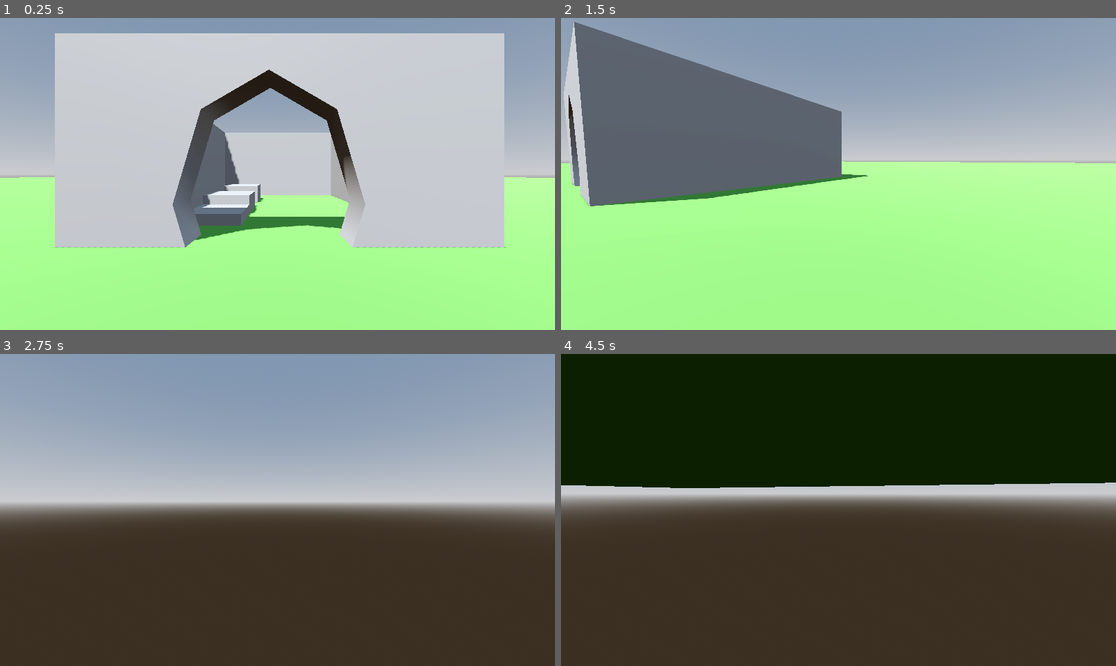
Above: before the commit, frames 1-4 (two rows, left to right).
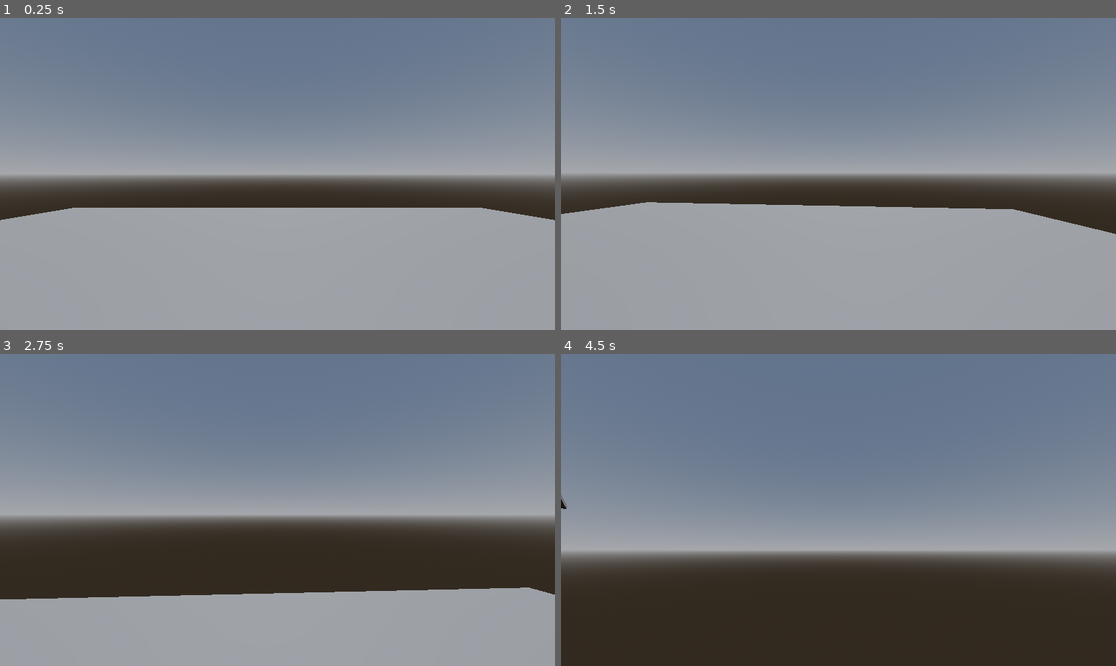
Above: after the commit, the same moments.

Repository: VyacheslavKuchumov/godot-test-game
Game: Godot game, scene res://levels/prorotype_level.tscn
Two runs of this game, one before a commit and one after it. Both use one fixed random seed, a clock stepped at 60 frames per second and the inputs below. Before the commit the project starts from res://main.tscn.
Inputs (mouse positions are in pixels of both pictures, inside the frame that each line leads up to):
- Up to frame 1 (0.25 s): no input
- Up to frame 2 (1.5 s): tap Enter (ui_accept) at 0.5 s; move the mouse to (960, 158) at 0.52 s; hold D (move_right) 0.53-1.28 s; tap Alt (freefly, bound only before the commit) at 0.6 s; click (960, 158) at 0.67 s; tap Space (jump, bound only before the commit) at 0.77, 1.07 s; tap Shift (sprint, bound only before the commit) at 0.8, 1.35 s; move the mouse to (810, 174) at 1.27 s; hold W (move_up) from 1.28 s (still down); click (810, 174) at 1.42 s
- Up to frame 3 (2.75 s): keep holding W (move_up); tap Space (jump, bound only before the commit) at 1.52, 1.82, 2.3 s; tap Enter (ui_accept) at 1.55, 2.1 s; move the mouse to (288, 503) at 2.02 s; click (288, 503) at 2.17 s
- Up to frame 4 (4.5 s): move the mouse to (832, 516) at 2.77 s; tap Space (jump, bound only before the commit) at 2.85, 3.02, 3.32, 3.77, 4.07 s; click (832, 516) at 2.92 s; tap Alt (freefly, bound only before the commit) at 3.05, 3.6 s; move the mouse to (877, 513) at 3.52 s; click (877, 513) at 3.67 s; tap Shift (sprint, bound only before the commit) at 3.8, 4.35 s; tap Escape at 4.15 s; move the mouse to (672, 463) at 4.27 s; release W (move_up) at 4.28 s; hold A (move_left) from 4.28 s (still down); click (672, 463) at 4.42 s

The runs differ from the first frame. In frame 1, 100% of the frame differs, in the area x 0-100%, y 0-100%; in frame 2, 99%; in frame 3, 77%; in frame 4, 67%.

Commit message:
fps controller from scratch

Diff:
--- /dev/null
+++ b/assets/scripts/player/camera_controller.gd
@@ -0,0 +1,35 @@
+class_name CameraController extends Node3D
+
+@export var debug : bool = false
+
+@export_category("References")
+@export var player_controller : PlayerController
+@export var component_mouse_capture : MouseCaptureComponent
+
+@export_category("Camera Settings")
+@export_group("Camera Tilt")
+@export_range(-90, -60) var tilt_lower_limit : int = -90
+@export_range(60, 90) var tilt_upper_limit : int = 90
+
+var _rotation : Vector3
+
+func _process(delta: float) -> void:
+	update_camera_rotation(component_mouse_capture._mouse_input)
+
+func update_camera_rotation(input: Vector2) -> void:
+	_rotation.x += input.y
+	_rotation.y += input.x
+	_rotation.x = clamp(_rotation.x, deg_to_rad(tilt_lower_limit), deg_to_rad(tilt_upper_limit))
+
+	var _player_rotation = Vector3(0.0, _rotation.y, 0.0)
+	var _camera_rotation = Vector3(_rotation.x, 0.0, 0.0)
+
+	transform.basis = Basis.from_euler(_camera_rotation)
+	player_controller.update_rotation(_player_rotation)
+
+	_rotation.z = 0.0
+
+
+#func update_camera_height(delta: float, direction: int) -> void:
+	#if position.y >= crouch_offset and position.y <= DEFAULT_HEIGHT:
+		#position.y = clampf(position.y + (crouch_speed * direction) * delta, crouch_offset, DEFAULT_HEIGHT)
--- /dev/null
+++ b/assets/scripts/player/components/mouse_capture.gd
@@ -0,0 +1,24 @@
+class_name MouseCaptureComponent extends Node
+
+@export var debug: bool = false
+
+@export_category("Mouse Capture Settings")
+@export var current_mouse_mode : Input.MouseMode = Input.MOUSE_MODE_CAPTURED
+@export var mouse_sensitivity : float = 0.005
+
+var _capture_mouse : bool
+var _mouse_input : Vector2
+
+func _unhandled_input(event: InputEvent) -> void:
+	_capture_mouse = event is InputEventMouseMotion and Input.mouse_mode == Input.MOUSE_MODE_CAPTURED
+	if _capture_mouse:
+		_mouse_input.x += -event.screen_relative.x * mouse_sensitivity
+		_mouse_input.y += -event.screen_relative.y * mouse_sensitivity
+	if debug:
+		print(_mouse_input)
+
+func _ready() -> void:
+	Input.mouse_mode = current_mouse_mode
+
+func _process(delta: float) -> void:
+	_mouse_input = Vector2.ZERO
--- /dev/null
+++ b/assets/scripts/player/player_controller.gd
@@ -0,0 +1,42 @@
+class_name PlayerController extends CharacterBody3D
+
+@export var debug : bool = false
+
+@export_category("Player Settings")
+@export_group("Movement")
+@export var acceleration : float = 10.0
+@export var deceleration : float = 5.0
+@export var jump_velocity : float = 5.0
+@export var speed : float = 30.0
+
+var _input_dir : Vector2 = Vector2.ZERO
+var _movement_velocity : Vector3 = Vector3.ZERO
+
+
+
+
+func _physics_process(delta: float) -> void:
+	# Add the gravity
+	if not is_on_floor():
+		velocity += get_gravity() * delta
+
+	# Handle jump
+	if Input.is_action_just_pressed("ui_accept") and is_on_floor():
+		velocity.y = jump_velocity
+
+	_input_dir = Input.get_vector("move_left", "move_right", "move_up", "move_down")
+	var current_velocity = Vector2(_movement_velocity.x, _movement_velocity.z)
+	var direction = (transform.basis * Vector3(_input_dir.x, 0, _input_dir.y)).normalized()
+
+	if direction:
+		current_velocity = lerp(current_velocity, Vector2(direction.x, direction.z) * speed, acceleration) * delta
+	else:
+		current_velocity = current_velocity.move_toward(Vector2.ZERO, deceleration) * delta
+
+	_movement_velocity = Vector3(current_velocity.x, velocity.y, current_velocity.y)
+	velocity = _movement_velocity
+
+	move_and_slide()
+
+func update_rotation(rotation_input) -> void:
+	global_transform.basis = Basis.from_euler(rotation_input)
--- /dev/null
+++ b/levels/prorotype_level.tscn
@@ -0,0 +1,17 @@
+[gd_scene format=3 uid="uid://cdt06d1dn72os"]
+
+[ext_resource type="PackedScene" uid="uid://blitcwapxditx" path="res://scenes/environment/world_environment.tscn" id="1_nmnyy"]
+[ext_resource type="PackedScene" uid="uid://cotvp1vfjgu70" path="res://scenes/player/player_controller.tscn" id="2_elrxo"]
+
+[node name="PrototypeLevel" type="Node3D" unique_id=846099093]
+
+[node name="Geometry" type="Node3D" parent="." unique_id=1037471298]
+
+[node name="Floor" type="CSGBox3D" parent="Geometry" unique_id=134897828]
+use_collision = true
+size = Vector3(20, 0.1, 20)
+
+[node name="WorldEnvironment" parent="." unique_id=401797509 instance=ExtResource("1_nmnyy")]
+
+[node name="PlayerController" parent="." unique_id=1504375487 instance=ExtResource("2_elrxo")]
+transform = Transform3D(1, 0, 0, 0, 1, 0, 0, 0, 1, 0, 1.4943204, 0)
--- a/main.tscn
+++ /dev/null
@@ -1,74 +0,0 @@
-[gd_scene load_steps=6 format=3 uid="uid://cwcl4a1f0fuks"]
-
-[ext_resource type="PackedScene" uid="uid://bs72ogkvdd7d6" path="res://player_controller/player_controller.tscn" id="1_ig7tw"]
-
-[sub_resource type="ProceduralSkyMaterial" id="ProceduralSkyMaterial_7dm0k"]
-sky_horizon_color = Color(0.66224277, 0.6717428, 0.6867428, 1)
-ground_horizon_color = Color(0.66224277, 0.6717428, 0.6867428, 1)
-
-[sub_resource type="Sky" id="Sky_ig7tw"]
-sky_material = SubResource("ProceduralSkyMaterial_7dm0k")
-
-[sub_resource type="Environment" id="Environment_0xm2m"]
-background_mode = 2
-sky = SubResource("Sky_ig7tw")
-tonemap_mode = 2
-glow_enabled = true
-
-[sub_resource type="StandardMaterial3D" id="StandardMaterial3D_ig7tw"]
-albedo_color = Color(0.3226359, 0.6112678, 0.23255256, 1)
-
-[node name="Main" type="Node3D"]
-
-[node name="WorldEnvironment" type="WorldEnvironment" parent="."]
-environment = SubResource("Environment_0xm2m")
-
-[node name="DirectionalLight3D" type="DirectionalLight3D" parent="."]
-transform = Transform3D(-0.8660254, -0.43301278, 0.25, 0, 0.49999997, 0.86602545, -0.50000006, 0.75, -0.43301266, 0, 0, 0)
-shadow_enabled = true
-
-[node name="Castle" type="CSGCombiner3D" parent="."]
-transform = Transform3D(5, 0, 0, 0, 5, 0, 0, 0, 5, 0, 0, 0)
-use_collision = true
-
-[node name="CSGBox3D" type="CSGBox3D" parent="Castle"]
-transform = Transform3D(0.19999999, 0, 0, 0, 1, 0, 0, 0, 1, 0.5, 0.6, 0.65)
-size = Vector3(1, 1, 2.1000001)
-
-[node name="CSGBox3D3" type="CSGBox3D" parent="Castle"]
-transform = Transform3D(0.19999999, 0, 0, 0, 1, 0, 0, 0, 1, -1.4, 0.6, 0.65)
-size = Vector3(1, 1, 2.1000001)
-
-[node name="CSGBox3D2" type="CSGBox3D" parent="Castle"]
-transform = Transform3D(-8.742277e-09, 0, 1, 0, 1, 0, -0.19999999, 0, -4.371139e-08, -0.45000005, 0.6, -0.5000001)
-size = Vector3(1, 1, 2.1000001)
-
-[node name="CSGCylinder3D" type="CSGCylinder3D" parent="Castle/CSGBox3D2"]
-transform = Transform3D(-2.1855696e-07, -1.7500001, 3.0597974e-07, 0, -1.5298985e-08, -1.4, 1, -1.5298985e-08, 2.6749588e-15, -9.536743e-07, -0.30000004, 0.05000004)
-operation = 2
-radius = 0.45
-
-[node name="CSGBox3D7" type="CSGBox3D" parent="Castle"]
-transform = Transform3D(-8.742277e-09, 0, 1, 0, 1, 0, -0.19999999, 0, -4.371139e-08, -0.45000005, 0.6, 1.7999998)
-size = Vector3(1, 1, 2.1000001)
-
-[node name="CSGBox3D4" type="CSGBox3D" parent="Castle"]
-transform = Transform3D(0.39999998, 0, 0, 0, 0.39999998, 0, 0, 0, 0.39999998, 0, 0.14000002, 0)
-size = Vector3(1, 0.2, 1)
-
-[node name="CSGBox3D5" type="CSGBox3D" parent="Castle"]
-transform = Transform3D(0.39999998, 0, 0, 0, 0.39999998, 0, 0, 0, 0.39999998, 0, 0.18, 0.4)
-size = Vector3(1, 0.4, 1)
-
-[node name="CSGBox3D6" type="CSGBox3D" parent="Castle"]
-transform = Transform3D(0.39999998, 0, 0, 0, 0.39999998, 0, 0, 0, 0.39999998, 0, 0.2, 1.1)
-size = Vector3(1, 0.5, 1)
-
-[node name="Ground" type="CSGBox3D" parent="."]
-transform = Transform3D(25, 0, 0, 0, 0.99999994, 0, 0, 0, 25, 0, 0, 0)
-use_collision = true
-size = Vector3(10, 1, 10)
-material = SubResource("StandardMaterial3D_ig7tw")
-
-[node name="Player" parent="." instance=ExtResource("1_ig7tw")]
-transform = Transform3D(-1, 0, 5.323755e-05, 0, 1, 0, -5.323755e-05, 0, -1, -2.2, 0.8, -8.1)
--- a/player_controller/player_controller.gd
+++ /dev/null
@@ -1,191 +0,0 @@
-# ProtoController v1.0 by Brackeys
-# CC0 License
-# Intended for rapid prototyping of first-person games.
-# Happy prototyping!
-
-extends CharacterBody3D
-
-## Can we move around?
-@export var can_move : bool = true
-## Are we affected by gravity?
-@export var has_gravity : bool = true
-## Can we press to jump?
-@export var can_jump : bool = true
-## Can we hold to run?
-@export var can_sprint : bool = false
-## Can we press to enter freefly mode (noclip)?
-@export var can_freefly : bool = false
-
-@export_group("Speeds")
-## Look around rotation speed.
-@export var look_speed : float = 0.002
-## Multiplier for gamepad sensetivity.
-@export var gamepad_look_multiplier : int = 30
-## Normal speed.
-@export var base_speed : float = 7.0
-## Speed of jump.
-@export var jump_velocity : float = 4.5
-## How fast do we run?
-@export var sprint_speed : float = 10.0
-## How fast do we freefly?
-@export var freefly_speed : float = 25.0
-
-
-@export_group("Input Actions")
-## Name of Input Action to move Left.
-@export var input_left : String = "move_left"
-## Name of Input Action to move Right.
-@export var input_right : String = "move_right"
-## Name of Input Action to move Forward.
-@export var input_forward : String = "move_up"
-## Name of Input Action to move Backward.
-@export var input_back : String = "move_down"
-## Name of Input Action to Jump.
-@export var input_jump : String = "jump"
-## Name of Input Action to Sprint.
-@export var input_sprint : String = "sprint"
-## Name of Input Action to toggle freefly mode.
-@export var input_freefly : String = "freefly"
-## Name of Input Action to pan camera up (joystick).
-@export var input_pan_left : String = "pan_left"
-## Name of Input Action to pan camera down (joystick).
-@export var input_pan_right : String = "pan_right"
-## Name of Input Action to pan camera up (joystick).
-@export var input_pan_up : String = "pan_up"
-## Name of Input Action to pan camera down (joystick).
-@export var input_pan_down : String = "pan_down"
-
-var mouse_captured : bool = false
-var look_rotation : Vector2
-var move_speed : float = 10.0
-var freeflying : bool = false
-
-## IMPORTANT REFERENCES
-@onready var head: Node3D = $Head
-@onready var collider: CollisionShape3D = $Collider
-
-func _ready() -> void:
-	check_input_mappings()
-	look_rotation.y = rotation.y
-	look_rotation.x = head.rotation.x
-
-func _unhandled_input(event: InputEvent) -> void:
-	# Mouse capturing
-	if Input.is_mouse_button_pressed(MOUSE_BUTTON_LEFT):
-		capture_mouse()
-	if Input.is_key_pressed(KEY_ESCAPE):
-		release_mouse()
-
-	# Look around
-	if mouse_captured and event is InputEventMouseMotion:
-		rotate_look(event.relative, look_speed)
-
-	# Toggle freefly mode
-	if can_freefly and Input.is_action_just_pressed(input_freefly):
-		if not freeflying:
-			enable_freefly()
-		else:
-			disable_freefly()
-
-func _process(delta: float) -> void:
-	var pan_dir := Input.get_vector(input_pan_left, input_pan_right, input_pan_up, input_pan_down)
-	rotate_look(pan_dir, look_speed * gamepad_look_multiplier)
-
-
-func _physics_process(delta: float) -> void:
-	# If freeflying, handle freefly and nothing else
-	if can_freefly and freeflying:
-		var input_dir := Input.get_vector(input_left, input_right, input_forward, input_back)
-		var motion := (head.global_basis * Vector3(input_dir.x, 0, input_dir.y)).normalized()
-		motion *= freefly_speed * delta
-		move_and_collide(motion)
-		return
-
-	# Apply gravity to velocity
-	if has_gravity:
-		if not is_on_floor():
-			velocity += get_gravity() * delta
-
-	# Apply jumping
-	if can_jump:
-		if Input.is_action_just_pressed(input_jump) and is_on_floor():
-			velocity.y = jump_velocity
-
-	# Modify speed based on sprinting
-	if can_sprint and Input.is_action_pressed(input_sprint):
-			move_speed = sprint_speed
-	else:
-		move_speed = base_speed
-
-	# Apply desired movement to velocity
-	if can_move:
-		var input_dir := Input.get_vector(input_left, input_right, input_forward, input_back)
-
-
-		velocity.x = -input_dir.x * move_speed
-		velocity.z = -input_dir.y * move_speed
-
-	else:
-		velocity.x = 0
-		velocity.y = 0
-
-	# Use velocity to actually move
-	move_and_slide()
-
-## Rotate us to look around.
-## Base of controller rotates around y (left/right). Head rotates around x (up/down).
-## Modifies look_rotation based on rot_input, then resets basis and rotates by look_rotation.
-func rotate_look(rot_input : Vector2, look_speed):
-	look_rotation.x -= rot_input.y * look_speed
-	look_rotation.x = clamp(look_rotation.x, deg_to_rad(-85), deg_to_rad(85))
-	look_rotation.y -= rot_input.x * look_speed
-	transform.basis = Basis()
-	rotate_y(look_rotation.y)
-	head.transform.basis = Basis()
-	head.rotate_x(look_rotation.x)
-
-
-func enable_freefly():
-	collider.disabled = true
-	freeflying = true
-	velocity = Vector3.ZERO
-
-func disable_freefly():
-	collider.disabled = false
-	freeflying = false
-
-
-func capture_mouse():
-	Input.set_mouse_mode(Input.MOUSE_MODE_CAPTURED)
-	mouse_captured = true
-
-
-func release_mouse():
-	Input.set_mouse_mode(Input.MOUSE_MODE_VISIBLE)
-	mouse_captured = false
-
-
-## Checks if some Input Actions haven't been created.
-## Disables functionality accordingly.
-func check_input_mappings():
-	if can_move and not InputMap.has_action(input_left):
-		push_error("Movement disabled. No InputAction found for input_left: " + input_left)
-		can_move = false
-	if can_move and not InputMap.has_action(input_right):
-		push_error("Movement disabled. No InputAction found for input_right: " + input_right)
-		can_move = false
-	if can_move and not InputMap.has_action(input_forward):
-		push_error("Movement disabled. No InputAction found for input_forward: " + input_forward)
-		can_move = false
-	if can_move and not InputMap.has_action(input_back):
-		push_error("Movement disabled. No InputAction found for input_back: " + input_back)
-		can_move = false
-	if can_jump and not InputMap.has_action(input_jump):
-		push_error("Jumping disabled. No InputAction found for input_jump: " + input_jump)
-		can_jump = false
-	if can_sprint and not InputMap.has_action(input_sprint):
-		push_error("Sprinting disabled. No InputAction found for input_sprint: " + input_sprint)
-		can_sprint = false
-	if can_freefly and not InputMap.has_action(input_freefly):
-		push_error("Freefly disabled. No InputAction found for input_freefly: " + input_freefly)
-		can_freefly = false
--- a/player_controller/player_controller.tscn
+++ /dev/null
@@ -1,47 +0,0 @@
-[gd_scene load_steps=6 format=3 uid="uid://bs72ogkvdd7d6"]
-
-[ext_resource type="Script" uid="uid://dkaydjye3etk" path="res://player_controller/player_controller.gd" id="1_ucva2"]
-
-[sub_resource type="StandardMaterial3D" id="StandardMaterial3D_iof21"]
-albedo_color = Color(0.91806, 0.575202, 0.222449, 1)
-
-[sub_resource type="CapsuleMesh" id="CapsuleMesh_ucva2"]
-radius = 0.4
-height = 1.8
-
-[sub_resource type="CapsuleShape3D" id="CapsuleShape3D_iof21"]
-radius = 0.4
-height = 1.8
-
-[sub_resource type="SphereMesh" id="SphereMesh_g2uji"]
-
-[node name="PlayerController" type="CharacterBody3D"]
-script = ExtResource("1_ucva2")
-can_sprint = true
-can_freefly = true
-
-[node name="Mesh" type="MeshInstance3D" parent="."]
-transform = Transform3D(1, 0, 0, 0, 1, 0, 0, 0, 1, 0, 0.9, 0)
-material_override = SubResource("StandardMaterial3D_iof21")
-cast_shadow = 0
-mesh = SubResource("CapsuleMesh_ucva2")
-
-[node name="Collider" type="CollisionShape3D" parent="."]
-transform = Transform3D(1, 0, 0, 0, 1, 0, 0, 0, 1, 0, 0.9, 0)
-shape = SubResource("CapsuleShape3D_iof21")
-
-[node name="Head" type="Node3D" parent="."]
-transform = Transform3D(1, 0, 0, 0, 1, 0, 0, 0, 1, 0, 1.7, 0)
-
-[node name="Camera3D" type="Camera3D" parent="Head"]
-transform = Transform3D(1, 0, 0, 0, 1, 0, 0, 0, 1, 0, 0, -0.3558018)
-
-[node name="LeftEye" type="MeshInstance3D" parent="Head"]
-transform = Transform3D(0.2581895, 0, 0, 0, 0.2581895, 0, 0, 0, 0.2581895, 0.15095168, -0.14035988, -0.3354659)
-cast_shadow = 0
-mesh = SubResource("SphereMesh_g2uji")
-
-[node name="RightEye" type="MeshInstance3D" parent="Head"]
-transform = Transform3D(0.2581895, 0, 0, 0, 0.2581895, 0, 0, 0, 0.2581895, -0.1441288, -0.14035988, -0.3354659)
-cast_shadow = 0
-mesh = SubResource("SphereMesh_g2uji")
--- a/project.godot
+++ b/project.godot
@@ -11,8 +11,8 @@
 [application]
 
 config/name="Godot Test Game"
-run/main_scene="uid://cwcl4a1f0fuks"
-config/features=PackedStringArray("4.5", "Forward Plus")
+run/main_scene="uid://cdt06d1dn72os"
+config/features=PackedStringArray("4.6", "Forward Plus")
 config/icon="res://icon.svg"
 
 [input]
@@ -20,66 +20,28 @@
 move_left={
 "deadzone": 0.2,
 "events": [Object(InputEventKey,"resource_local_to_scene":false,"resource_name":"","device":-1,"window_id":0,"alt_press …(191 unchanged characters)…
-, Object(InputEventJoypadMotion,"resource_local_to_scene":false,"resource_name":"","device":-1,"axis":0,"axis_value":-1.0,"script":null)
 ]
 }
 move_right={
 "deadzone": 0.2,
 "events": [Object(InputEventKey,"resource_local_to_scene":false,"resource_name":"","device":-1,"window_id":0,"alt_press …(192 unchanged characters)…
-, Object(InputEventJoypadMotion,"resource_local_to_scene":false,"resource_name":"","device":-1,"axis":0,"axis_value":1.0,"script":null)
 ]
 }
 move_up={
 "deadzone": 0.2,
 "events": [Object(InputEventKey,"resource_local_to_scene":false,"resource_name":"","device":-1,"window_id":0,"alt_press …(192 unchanged characters)…
-, Object(InputEventJoypadMotion,"resource_local_to_scene":false,"resource_name":"","device":-1,"axis":1,"axis_value":-1.0,"script":null)
 ]
 }
 move_down={
 "deadzone": 0.2,
 "events": [Object(InputEventKey,"resource_local_to_scene":false,"resource_name":"","device":-1,"window_id":0,"alt_press …(192 unchanged characters)…
-, Object(InputEventJoypadMotion,"resource_local_to_scene":false,"resource_name":"","device":-1,"axis":1,"axis_value":1.0,"script":null)
-]
-}
-sprint={
-"deadzone": 0.2,
-"events": [Object(InputEventKey,"resource_local_to_scene":false,"resource_name":"","device":-1,"window_id":0,"alt_pressed":false,"shift_pressed":false,"ctrl_pressed":false,"meta_pressed":false,"pressed":false,"keycode":0,"physical_keycode":4194325,"key_label":0,"unicode":0,"location":0,"echo":false,"script":null)
-, Object(InputEventJoypadButton,"resource_local_to_scene":false,"resource_name":"","device":-1,"button_index":7,"pressure":0.0,"pressed":true,"script":null)
-]
-}
-jump={
-"deadzone": 0.2,
-"events": [Object(InputEventKey,"resource_local_to_scene":false,"resource_name":"","device":-1,"window_id":0,"alt_pressed":false,"shift_pressed":false,"ctrl_pressed":false,"meta_pressed":false,"pressed":false,"keycode":0,"physical_keycode":32,"key_label":0,"unicode":32,"location":0,"echo":false,"script":null)
-, Object(InputEventJoypadButton,"resource_local_to_scene":false,"resource_name":"","device":-1,"button_index":0,"pressure":0.0,"pressed":true,"script":null)
-]
-}
-freefly={
-"deadzone": 0.2,
-"events": [Object(InputEventKey,"resource_local_to_scene":false,"resource_name":"","device":-1,"window_id":0,"alt_pressed":false,"shift_pressed":false,"ctrl_pressed":false,"meta_pressed":false,"pressed":false,"keycode":0,"physical_keycode":4194328,"key_label":0,"unicode":0,"location":0,"echo":false,"script":null)
-, Object(InputEventJoypadButton,"resource_local_to_scene":false,"resource_name":"","device":-1,"button_index":5,"pressure":0.0,"pressed":true,"script":null)
-]
-}
-pan_left={
-"deadzone": 0.2,
-"events": [Object(InputEventJoypadMotion,"resource_local_to_scene":false,"resource_name":"","device":-1,"axis":2,"axis_value":-1.0,"script":null)
-]
-}
-pan_right={
-"deadzone": 0.2,
-"events": [Object(InputEventJoypadMotion,"resource_local_to_scene":false,"resource_name":"","device":-1,"axis":2,"axis_value":1.0,"script":null)
-]
-}
-pan_up={
-"deadzone": 0.2,
-"events": [Object(InputEventJoypadMotion,"resource_local_to_scene":false,"resource_name":"","device":-1,"axis":3,"axis_value":-1.0,"script":null)
-]
-}
-pan_down={
-"deadzone": 0.2,
-"events": [Object(InputEventJoypadMotion,"resource_local_to_scene":false,"resource_name":"","device":-1,"axis":3,"axis_value":1.0,"script":null)
 ]
 }
 
 [physics]
 
 3d/physics_engine="Jolt Physics"
+
+[rendering]
+
+rendering_device/driver.windows="d3d12"
--- /dev/null
+++ b/scenes/environment/world_environment.tscn
@@ -0,0 +1,16 @@
+[gd_scene format=3 uid="uid://blitcwapxditx"]
+
+[sub_resource type="ProceduralSkyMaterial" id="ProceduralSkyMaterial_rqpgq"]
+
+[sub_resource type="Sky" id="Sky_rqpgq"]
+sky_material = SubResource("ProceduralSkyMaterial_rqpgq")
+
+[sub_resource type="Environment" id="Environment_r6rh3"]
+background_mode = 2
+sky = SubResource("Sky_rqpgq")
+
+[node name="WorldEnvironment" type="WorldEnvironment" unique_id=401797509]
+environment = SubResource("Environment_r6rh3")
+
+[node name="DirectionalLight3D" type="DirectionalLight3D" parent="." unique_id=1315188440]
+transform = Transform3D(1, 0, 0, 0, -0.41907182, 0.9079531, 0, -0.9079531, -0.41907182, 0, 0.89176404, 0)
--- /dev/null
+++ b/scenes/player/player_controller.tscn
@@ -0,0 +1,40 @@
+[gd_scene format=3 uid="uid://cotvp1vfjgu70"]
+
+[ext_resource type="Script" uid="uid://b25o1vo7ty57" path="res://assets/scripts/player/player_controller.gd" id="1_0cfoe"]
+[ext_resource type="Script" uid="uid://db8r7820tmy1i" path="res://assets/scripts/player/components/mouse_capture.gd" id="1_4q5nu"]
+[ext_resource type="Script" uid="uid://ckr8njc7pmdrs" path="res://assets/scripts/player/camera_controller.gd" id="1_iivv4"]
+
+[sub_resource type="StandardMaterial3D" id="StandardMaterial3D_iivv4"]
+albedo_color = Color(1, 0.18, 0.19366646, 0.4745098)
+metallic = 0.24
+roughness = 0.5
+
+[sub_resource type="CapsuleMesh" id="CapsuleMesh_0cfoe"]
+material = SubResource("StandardMaterial3D_iivv4")
+
+[sub_resource type="CapsuleShape3D" id="CapsuleShape3D_0nonk"]
+
+[node name="PlayerController" type="CharacterBody3D" unique_id=1504375487]
+script = ExtResource("1_0cfoe")
+
+[node name="PlaceholderMesh" type="MeshInstance3D" parent="." unique_id=1359774932]
+mesh = SubResource("CapsuleMesh_0cfoe")
+
+[node name="StandingCollision" type="CollisionShape3D" parent="." unique_id=813937802]
+shape = SubResource("CapsuleShape3D_0nonk")
+
+[node name="CameraController" type="Node3D" parent="." unique_id=1584658104 node_paths=PackedStringArray("player_controller", "component_mouse_capture")]
+script = ExtResource("1_iivv4")
+debug = true
+player_controller = NodePath("..")
+component_mouse_capture = NodePath("../Components/MouseCapture")
+
+[node name="Camera3D" type="Camera3D" parent="CameraController" unique_id=1652461390]
+transform = Transform3D(1, 0, 0, 0, 1, 0, 0, 0, 1, 0, 0.5, 0)
+
+[node name="Components" type="Node" parent="." unique_id=1142151862]
+
+[node name="MouseCapture" type="Node" parent="Components" unique_id=629714872]
+script = ExtResource("1_4q5nu")
+debug = true
+mouse_sensitivity = 0.002
Not shown, added: assets/scripts/player/camera_controller.gd.uid
Not shown, added: assets/scripts/player/components/mouse_capture.gd.uid
Not shown, added: assets/scripts/player/player_controller.gd.uid
Not shown, removed: player_controller/player_controller.gd.uid
